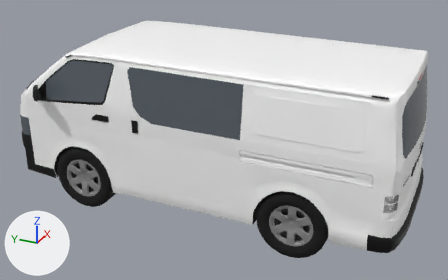
A saved change to the glTF model public/assets/board/cars/van.glb.
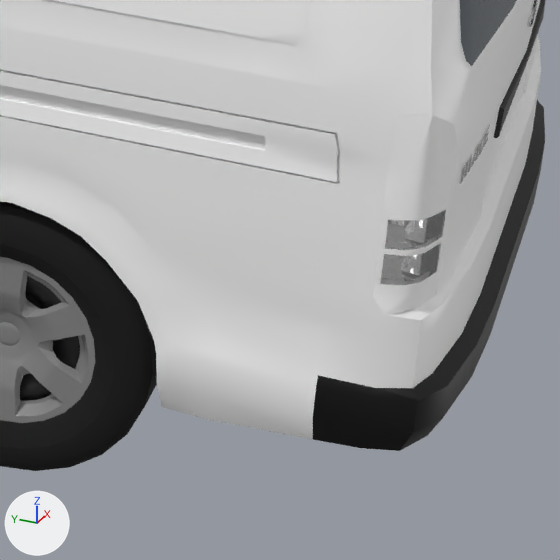
The first picture shows the older version from a 50 mm camera at (-6.1, -2.86, 3.81) aimed at (-0.03, -0.13, 0.78). The close-ups show the older and then the newer version on the part from 65% to 95% of the width and 51% to 100% of the height of that picture. Only the edits that show in the close-ups are written down. The lights are fixed; the arrows at lower left show +X, +Y and +Z. Where no turn or scale is listed for an object, it has been applied to the vertices. Vertices at exactly the same position are counted once.

The scene before the commit, as lines of its bpy script (objects in view):
```python
me_paint = bpy.data.meshes.new('paint')
me_paint.from_pydata(...)  # 1877 vertices, 3382 faces; spans x -0.92..0.92, y -2.35..2.35, z -0.85..0.85
me_paint.materials.append(mat_paint)  # white #ffffff
me_tail = bpy.data.meshes.new('tail')
me_tail.from_pydata(...)  # 410 vertices, 684 faces; spans x -0.91..0.91, y -0.07..0.07, z -0.58..0.58
me_tail.materials.append(mat_brake_lights)  # white #ffffff
me_wheel_rl = bpy.data.meshes.new('wheel_rl')
me_wheel_rl.from_pydata(...)  # 986 vertices, 1760 faces; spans x -0.162..0.162, y -0.381..0.381, z -0.381..0.381
# faces by material slot: [336, 454, 970]
me_wheel_rl.materials.append(mat_rubber)  # black #090909
me_wheel_rl.materials.append(mat_wheel)  # black #1f1f1f
me_wheel_rl.materials.append(mat_hubcaps)  # grey #8b8b8b
ob_paint = bpy.data.objects.new('paint', me_paint)
ob_paint.location = (0.0, 0.018, 1.078)
ob_tail = bpy.data.objects.new('tail', me_tail)
ob_tail.location = (0.0, -2.211, 1.286)
ob_wheel_rl = bpy.data.objects.new('wheel_rl', me_wheel_rl)
ob_wheel_rl.location = (-0.755, -1.265, 0.381)
# also in view: 'glass' at (0.0, 0.0, 1.33); 'body' at (0.0, 0.0, 1.05)
```
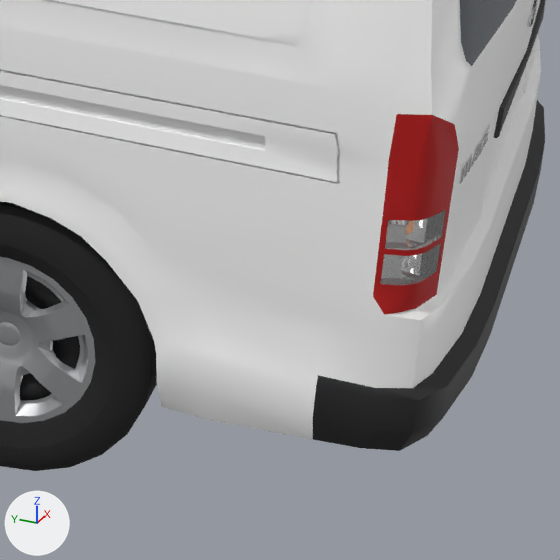
Where the change shows, as pixel boxes [x1, y1, x2, y2] in the close-ups (560 x 560 px):
'tail', recoloured (white to red)
    both: [373, 114, 459, 315]
part 1 of me_wheel_rl, recoloured (grey to light grey)
    both: [0, 257, 91, 419]

The change, as a list of edits to the scene's bpy script:
```text
Add mat_wheel_wheel:
    mat_wheel_wheel = principled_material('wheel@wheel')
    mat_wheel_wheel.base_color = (0.02, 0.02, 0.022)  # black #272729
    mat_wheel_wheel.metallic = 0.3
    mat_wheel_wheel.roughness = 0.8
Add mat_rubber_wheel:
    mat_rubber_wheel = principled_material('rubber@wheel')
    mat_rubber_wheel.base_color = (0.012, 0.012, 0.013)  # black #1d1d1e
    mat_rubber_wheel.roughness = 0.92
Add mat_hubcaps_wheel:
    mat_hubcaps_wheel = principled_material('hubcaps@wheel')
    mat_hubcaps_wheel.base_color = (0.55, 0.56, 0.57)  # light grey #c4c5c7
    mat_hubcaps_wheel.metallic = 0.85
    mat_hubcaps_wheel.roughness = 0.42
Add mat_brake_lights_tail:
    mat_brake_lights_tail = principled_material('brake_lights@tail')
    mat_brake_lights_tail.base_color = (0.5, 0.01, 0.01)  # red #bc1919
    mat_brake_lights_tail.roughness = 0.18
Change me_tail:
    where me_tail.from_pydata(...)  # 410 vertices, 684 faces; spans x -0.91..0.91, y -0.07..0.07, z -0.58..0.58
    remove me_tail.materials.append(mat_brake_lights)  # white #ffffff
    add me_tail.materials.append(mat_brake_lights_tail)  # red #bc1919
Change me_wheel_rl:
    where me_wheel_rl.from_pydata(...)  # 986 vertices, 1760 faces; spans x -0.162..0.162, y -0.381..0.381, z -0.381..0.381
    used by ob_wheel_rl; location = (-0.755, -1.265, 0.381)
    remove me_wheel_rl.materials.append(mat_rubber)  # black #090909
    remove me_wheel_rl.materials.append(mat_wheel)  # black #1f1f1f
    me_wheel_rl part 1: all 970 faces that had it switch from mat_hubcaps (grey #8b8b8b) to mat_hubcaps_wheel (light grey #c4c5c7)
    add me_wheel_rl.materials.append(mat_rubber_wheel)  # black #1d1d1e
    add me_wheel_rl.materials.append(mat_wheel_wheel)  # black #272729
```
